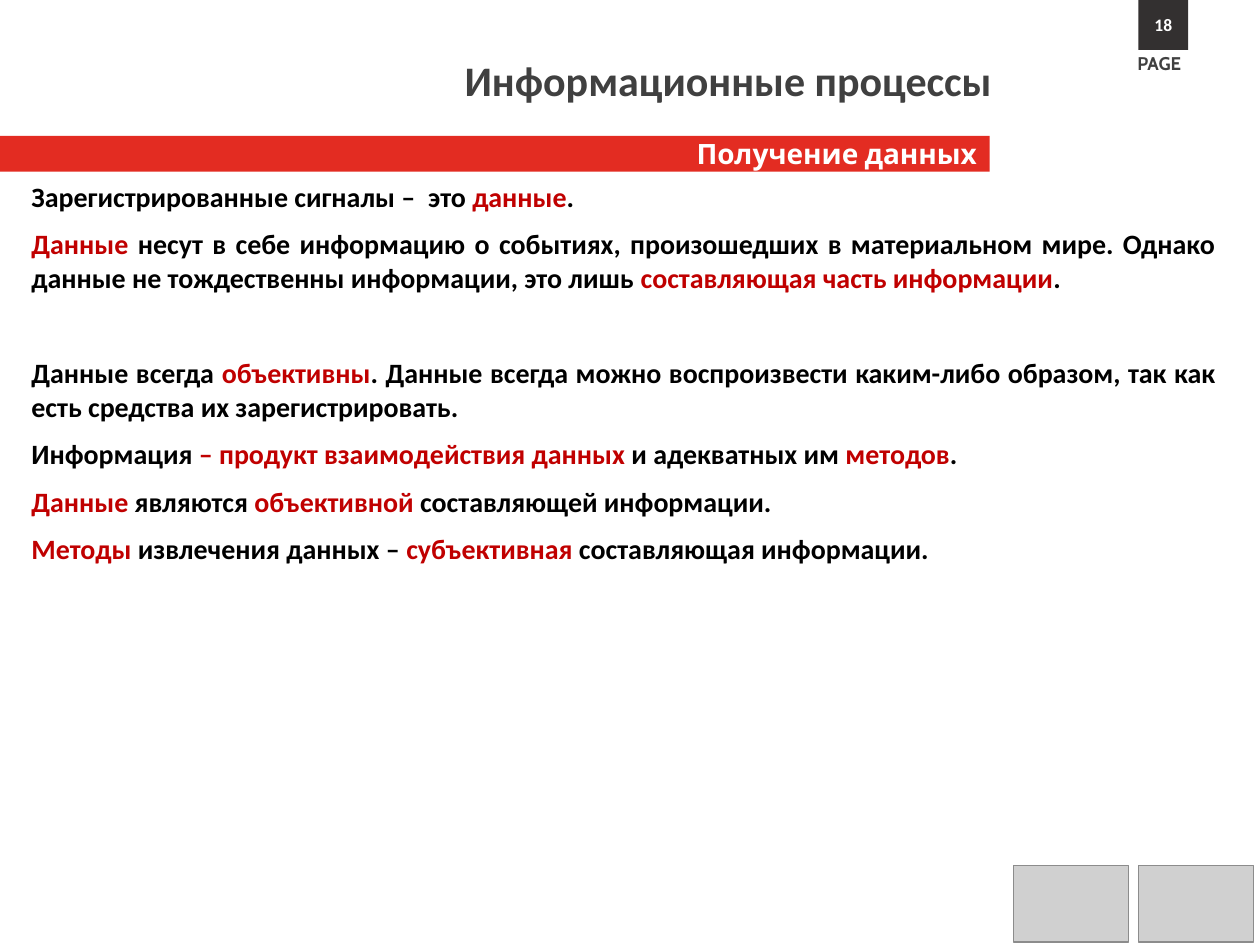
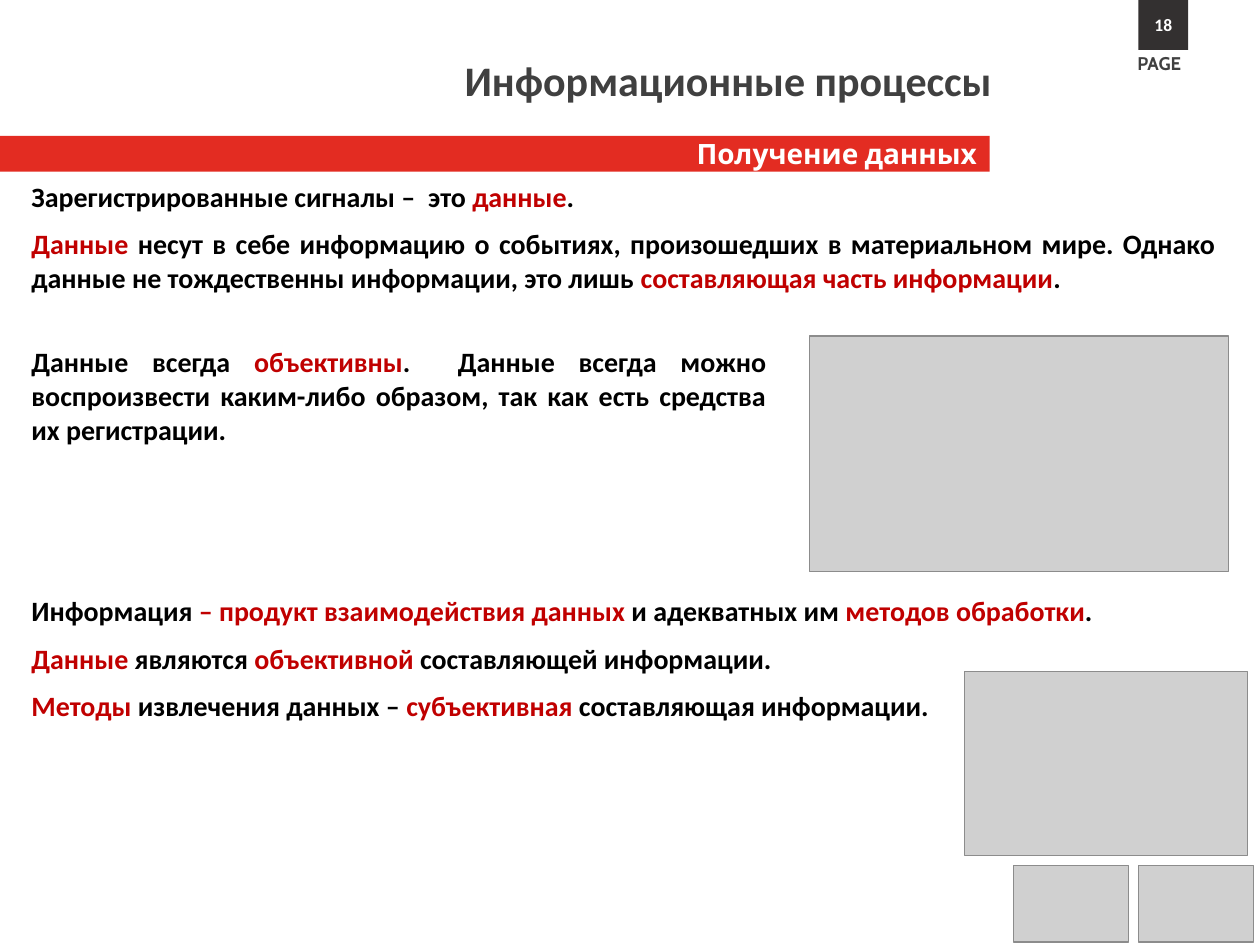
Before and after one commit to s1211001142/computer_science_course, a slide deck: slide 18 of Lectures/Л1.Информационные процессы.pptx. Drawn at 1260x945 pixels with LibreOffice and Linux fonts; fonts in the diff are those of the drawing; grey boxes stand for pictures; background and template pictures are left out. Boxes give left, top, right and bottom in pixels: in the first picture for what was removed or moved away, otherwise in the second. Text is boxed around its words. In the diff, an @@ line names an element or a change of style, - is before the commit and + after.

```diff
--- a/Lectures/Л1.Информационные процессы.pptx
+++ b/Lectures/Л1.Информационные процессы.pptx
@@ text added at box(31, 352, 766, 445), 16 pt, text #000000, bold @@
+Данные всегда объективны. Данные всегда можно воспроизвести каким-либо образом, так как есть средства их регистрации.
@@ picture added at box(809, 336, 1228, 572) @@
@@ text at box(31, 601, 1092, 626): text changed; text colour #000000 to #C00000 @@
-Данные всегда объективны. Данные всегда можно воспроизвести каким-либо образом, так как есть средства их зарегистрировать.
-Информация – продукт взаимодействия данных и адекватных им методов.
+Информация – продукт взаимодействия данных и адекватных им методов обработки.
@@ picture added at box(965, 672, 1247, 856) @@
```
Also in this commit, not shown: 36 other slides changed, 1 slide removed.
